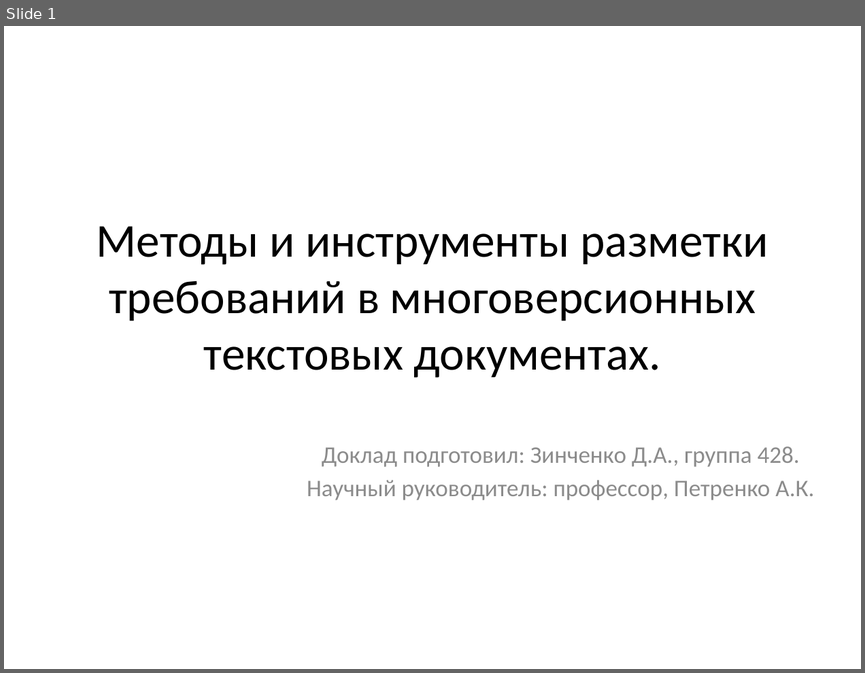
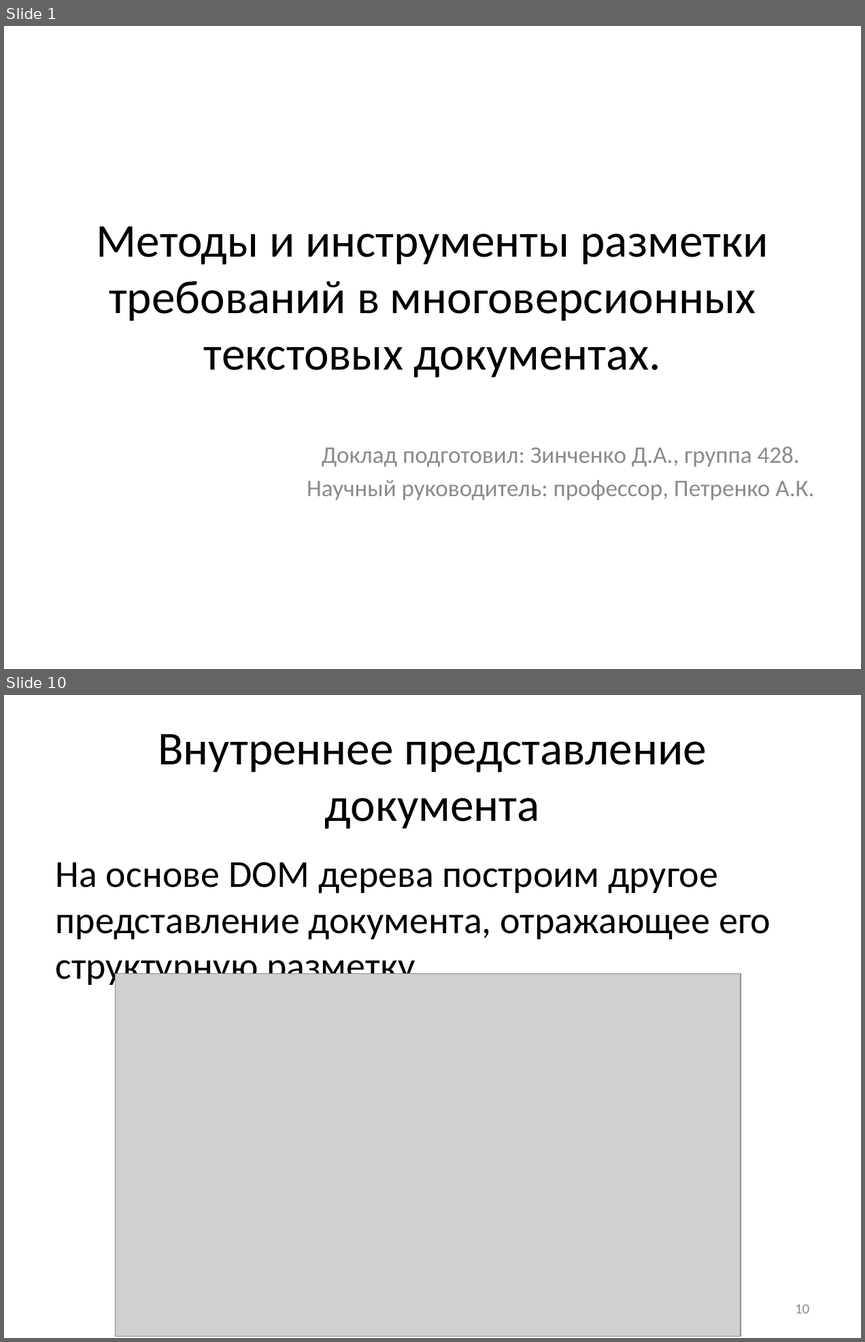
Before and after one commit to Revoltt/ReqSystem, a slide deck: diploma.pptx. Shown one above the other, each under a label of ours: slide 1 before the commit, slides 1 and 10 after it; the slides between them are not shown. The pictures are 865x673 and 865x1342 pixels, drawn with LibreOffice and Linux fonts; fonts in the diff are those of the drawing; grey boxes stand for pictures. Boxes give left, top, right and bottom in pixels: in the first picture for what was removed or moved away, otherwise in the second. Text is boxed around its words. In the diff, an @@ line names an element or a change of style, - is before the commit and + after.

Commit message:
renamed some files, added text and presentation v0.2

```diff
--- a/diploma.pptx
+++ b/diploma.pptx
@@ slide 10 added at [4, 695, 861, 1338], background #FFFFFF @@
@@ title added at [158, 734, 706, 829], 39.6 pt, text #000000 @@
+Внутреннее представление документа
@@ text added at [56, 862, 770, 987], 32 pt, text #000000 @@
+На основе DOM дерева построим другое представление документа, отражающее его структурную разметку.
@@ picture added at [116, 974, 741, 1336] @@
@@ page number added at [795, 1304, 809, 1313], 12 pt, text #8C8C8C @@
+10
```
Also in this commit, not shown: 8 slides changed, 5 other slides added, 3 slides removed, 8 other files.
